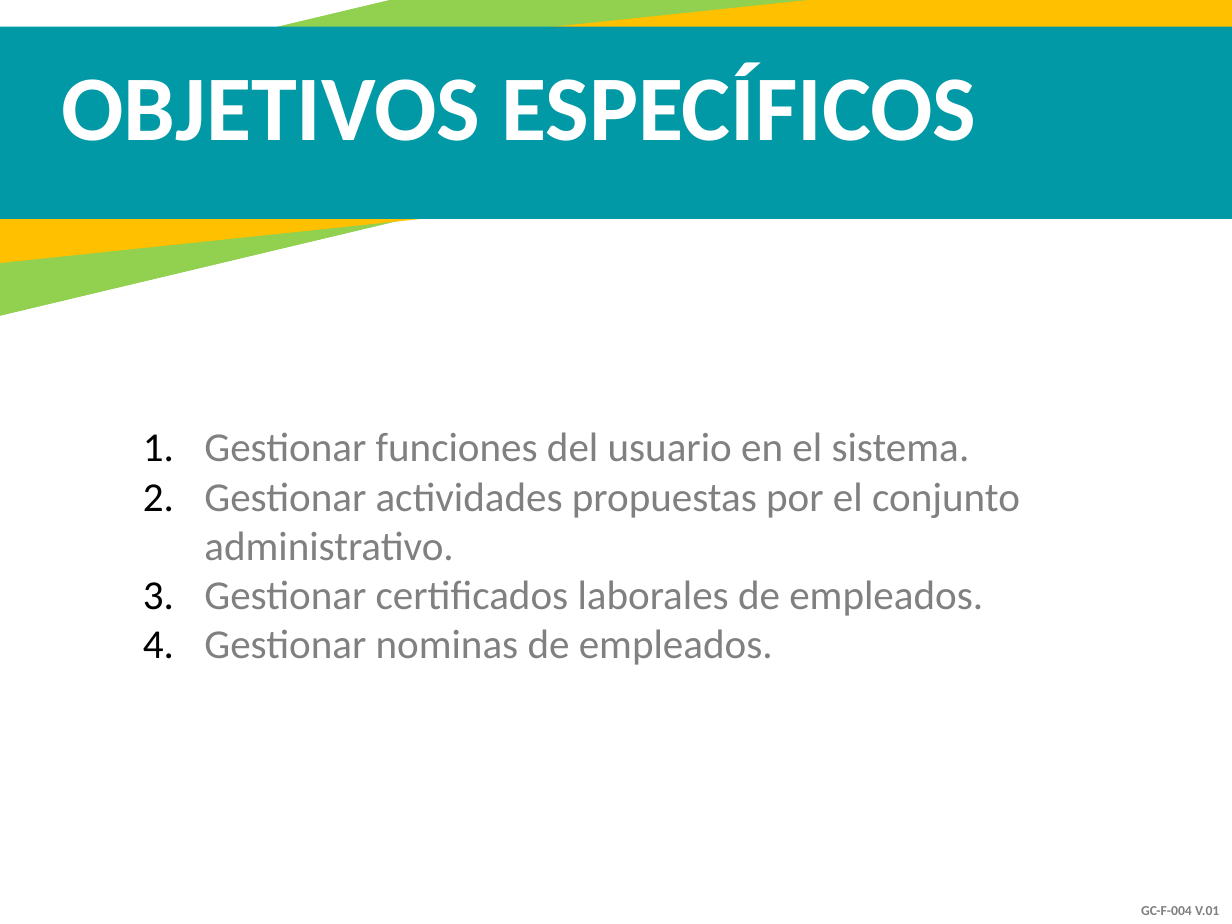
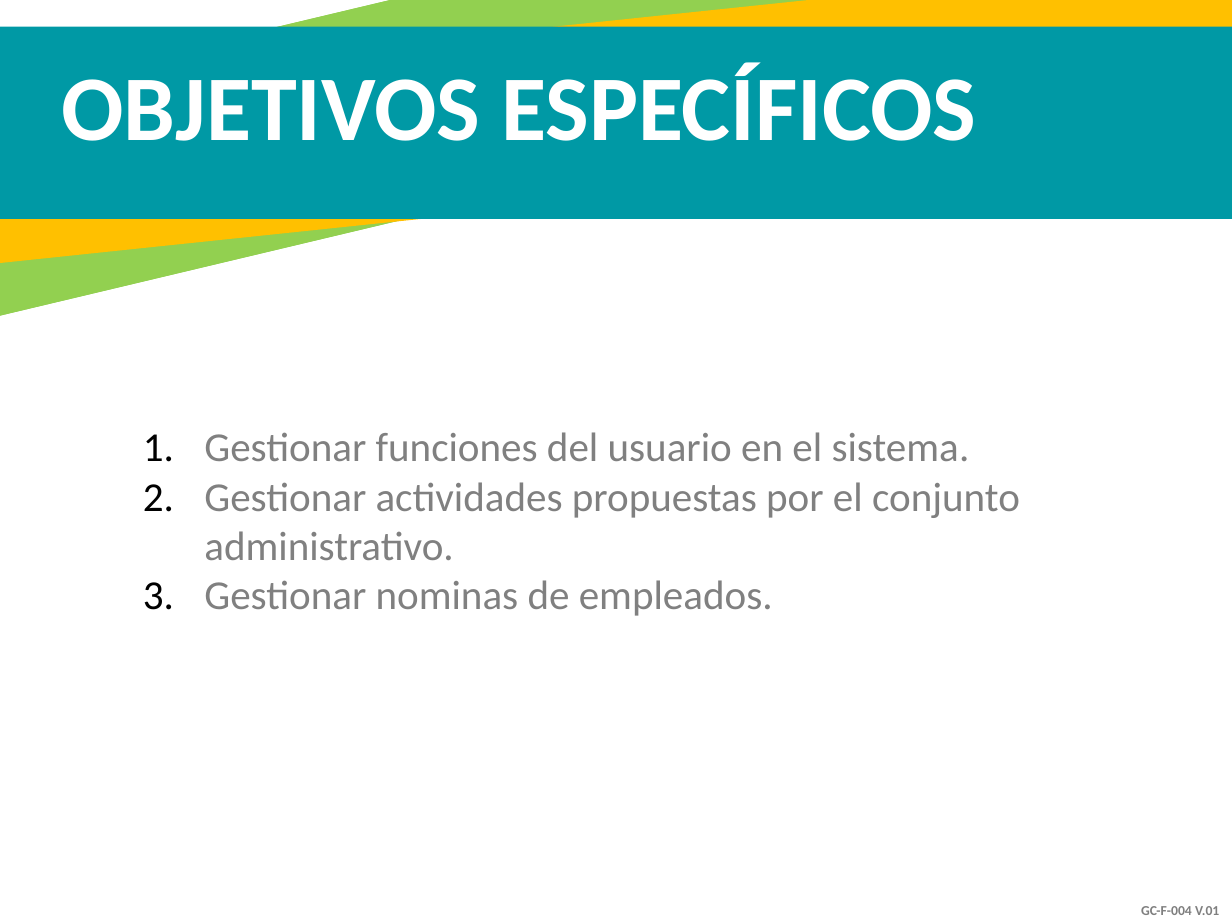
Before and after one commit to Dashell2514/AseoMatic, a slide deck: slide 9 of Documentation/AseoMatic.pptx. Drawn at 1232x924 pixels with LibreOffice and Linux fonts; fonts in the diff are those of the drawing. Boxes give left, top, right and bottom in pixels: in the first picture for what was removed or moved away, otherwise in the second. Text is boxed around its words. In the diff, an @@ line names an element or a change of style, - is before the commit and + after.

```diff
--- a/Documentation/AseoMatic.pptx
+++ b/Documentation/AseoMatic.pptx
@@ text at (x1=204, y1=580, x2=983, y2=616): paragraph removed @@
-3. Gestionar certificados laborales de empleados.
```
Also in this commit, not shown: 3 other slides changed, 1 slide removed, 1 other file.
